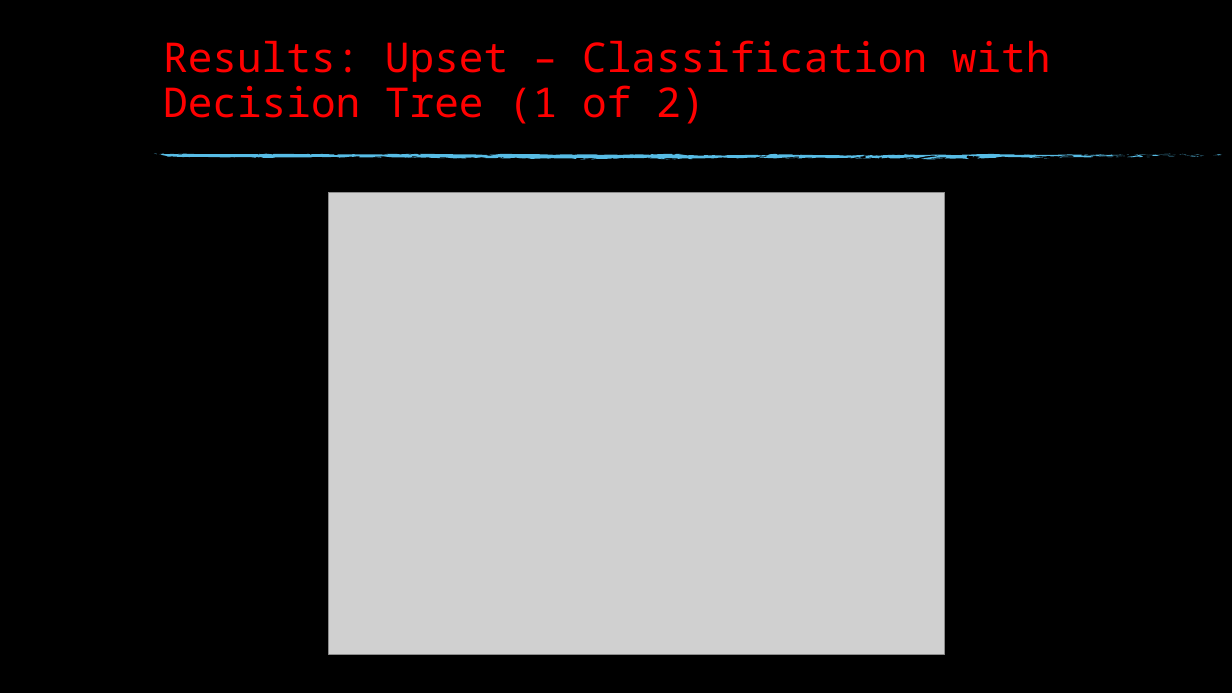
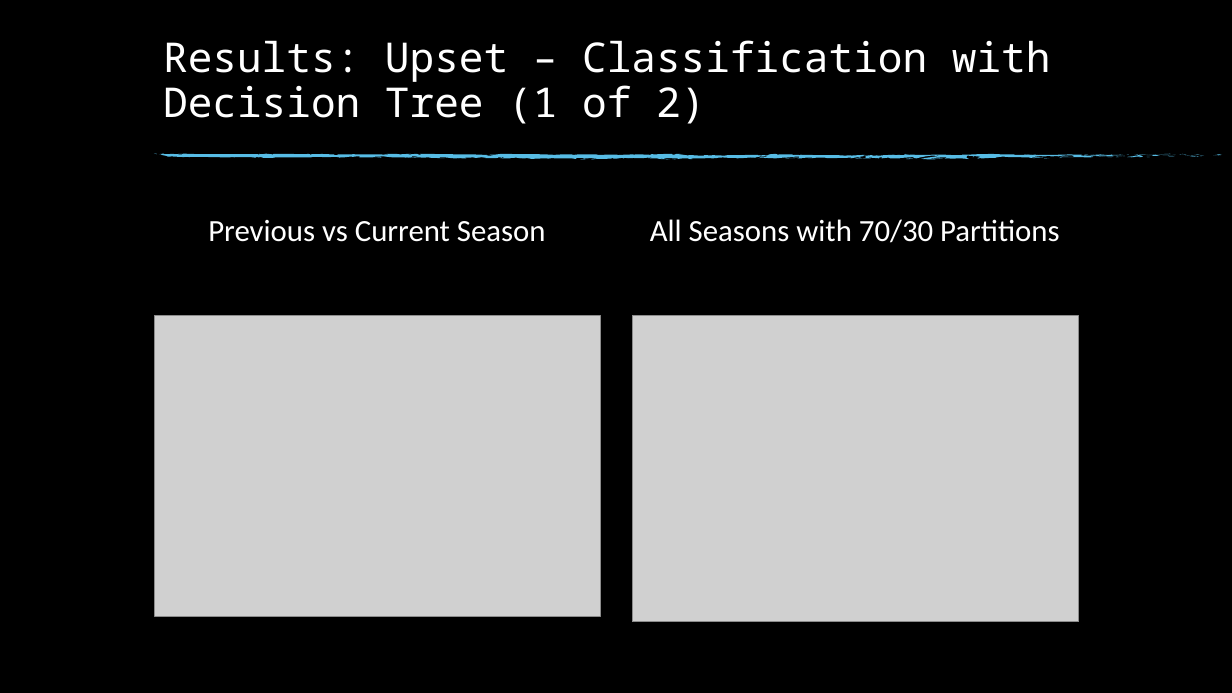
Before and after one commit to msnyde8/Graduate_Project-Upset_Potential, a slide deck: slide 17 of Upset Potential in the NFL.pptx (slide 20 before the commit). Drawn at 1232x693 pixels with LibreOffice and Linux fonts; fonts in the diff are those of the drawing; grey boxes stand for pictures; background and template pictures are left out. Boxes give left, top, right and bottom in pixels: in the first picture for what was removed or moved away, otherwise in the second. Text is boxed around its words. In the diff, an @@ line names an element or a change of style, - is before the commit and + after.

```diff
--- a/Upset Potential in the NFL.pptx
+++ b/Upset Potential in the NFL.pptx
@@ title "Results: Upset – Classification with ..." at bbox=[163, 40, 1051, 124]: text colour #FF0000 to #FFFFFF @@
@@ picture removed at bbox=[328, 192, 945, 654] @@
@@ text added at bbox=[208, 220, 546, 242], 24 pt, text #FFFFFF @@
+Previous vs Current Season
@@ text added at bbox=[650, 219, 1060, 243], 24 pt, text #FFFFFF @@
+All Seasons with 70/30 Partitions
@@ picture added at bbox=[154, 316, 601, 616] @@
@@ picture added at bbox=[632, 316, 1079, 622] @@
```
Also in this commit, not shown: 5 other slides changed, 3 slides removed, 6 other files.
